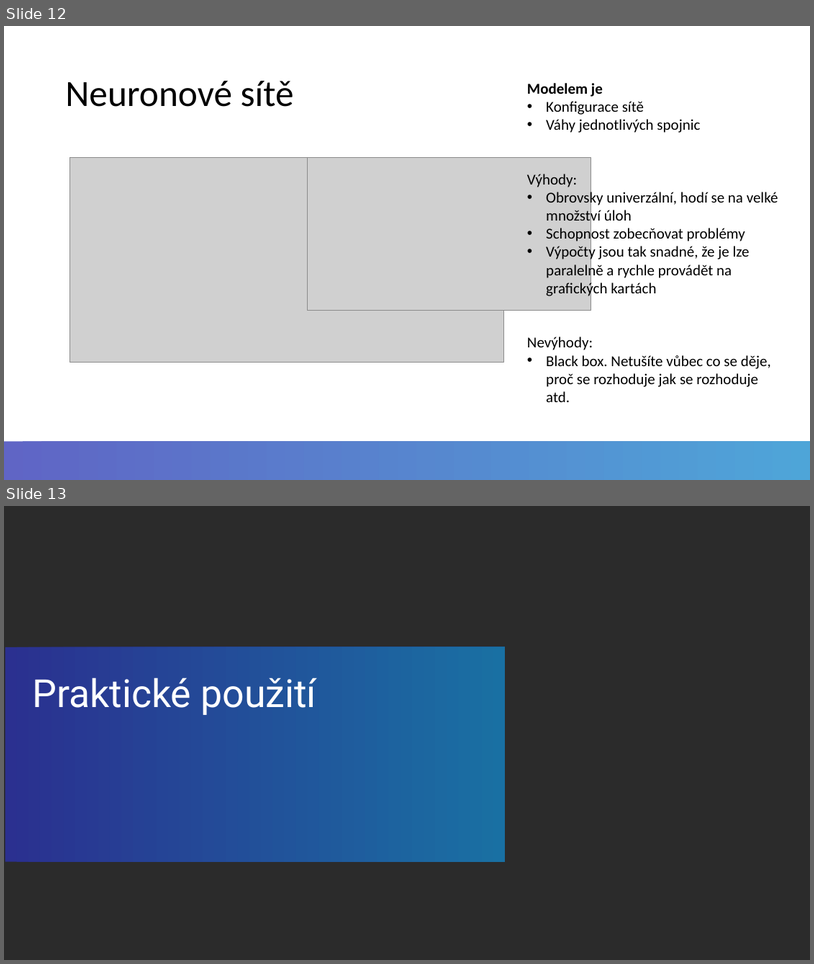
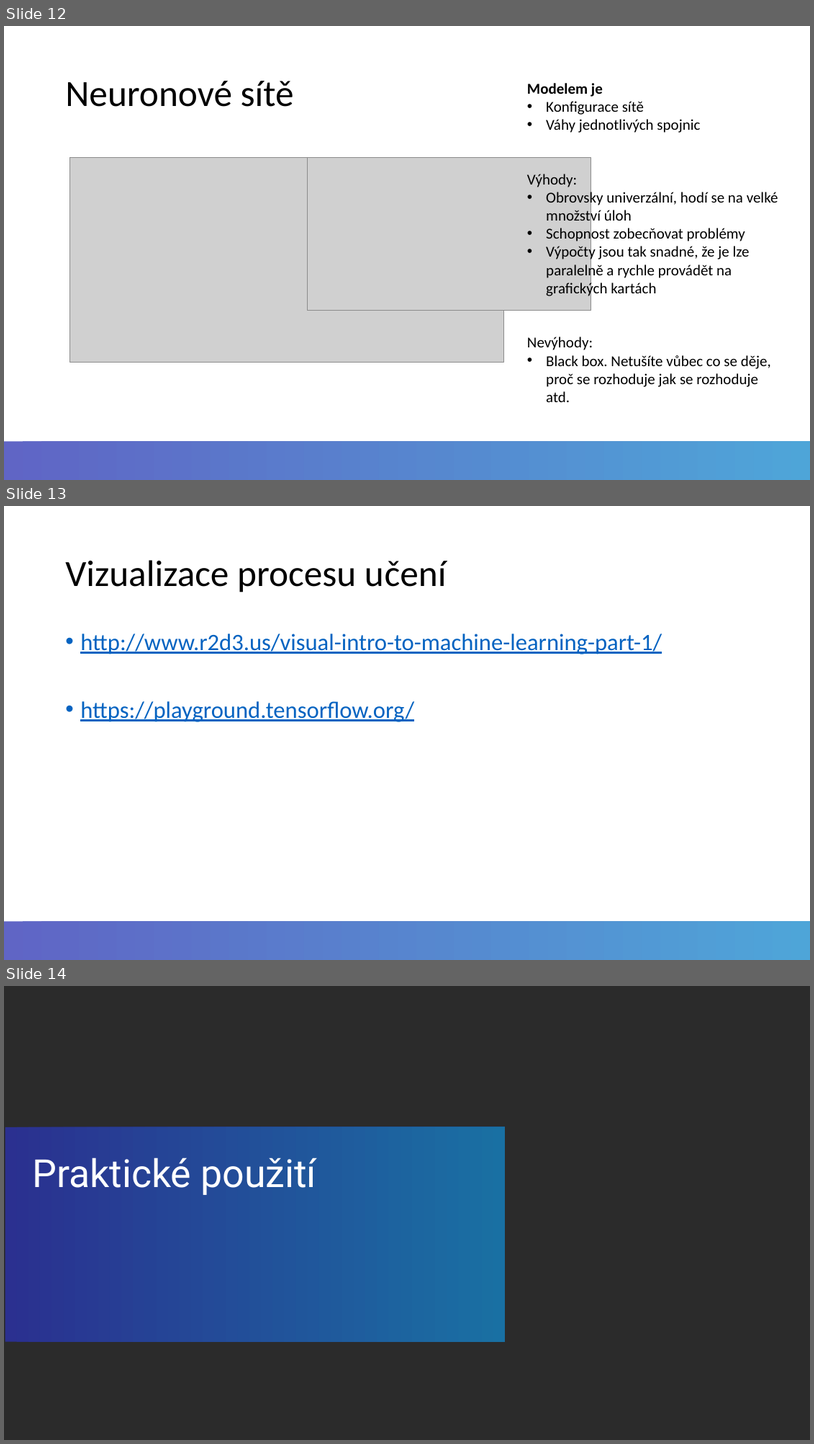
Before and after one commit to jiristepan/fpp2018, a slide deck: My first AI.pptx. Shown one above the other, each under a label of ours: slides 12 and 13 before the commit, slides 12, 13 and 14 after it. The pictures are 814x964 and 814x1444 pixels, drawn with LibreOffice and Linux fonts; fonts in the diff are those of the drawing; grey boxes stand for pictures; background and template pictures are left out; a plain dark background stands for a picture behind light text. Boxes give left, top, right and bottom in pixels: in the first picture for what was removed or moved away, otherwise in the second. Text is boxed around its words. In the diff, an @@ line names an element or a change of style, - is before the commit and + after.

```diff
--- a/My first AI.pptx
+++ b/My first AI.pptx
@@ slide 13 added at <box>4,506,810,960</box>, background #FFFFFF; not listed: 1 template element that a slide beside it also shows @@
@@ title added at <box>65,560,447,592</box>, 44 pt, text #000000 @@
+Vizualizace procesu učení
@@ text added at <box>80,633,662,722</box>, 28 pt, text #0563C1, underline @@
+• http://www.r2d3.us/visual-intro-to-machine-learning-part-1/
+• https://playground.tensorflow.org/
@@ what was slide 13 is now slide 14 @@
```
Also in this commit, not shown: 1 slide changed.
